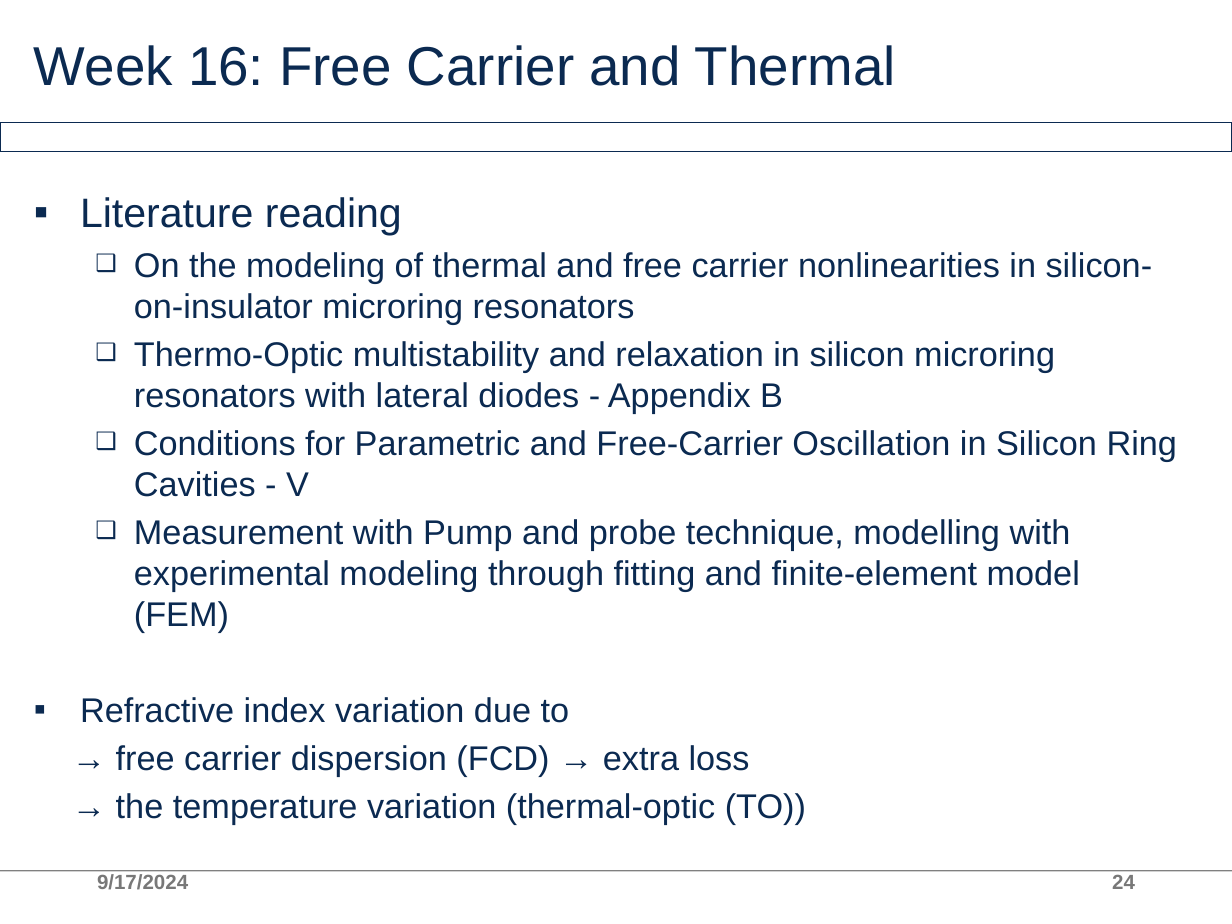
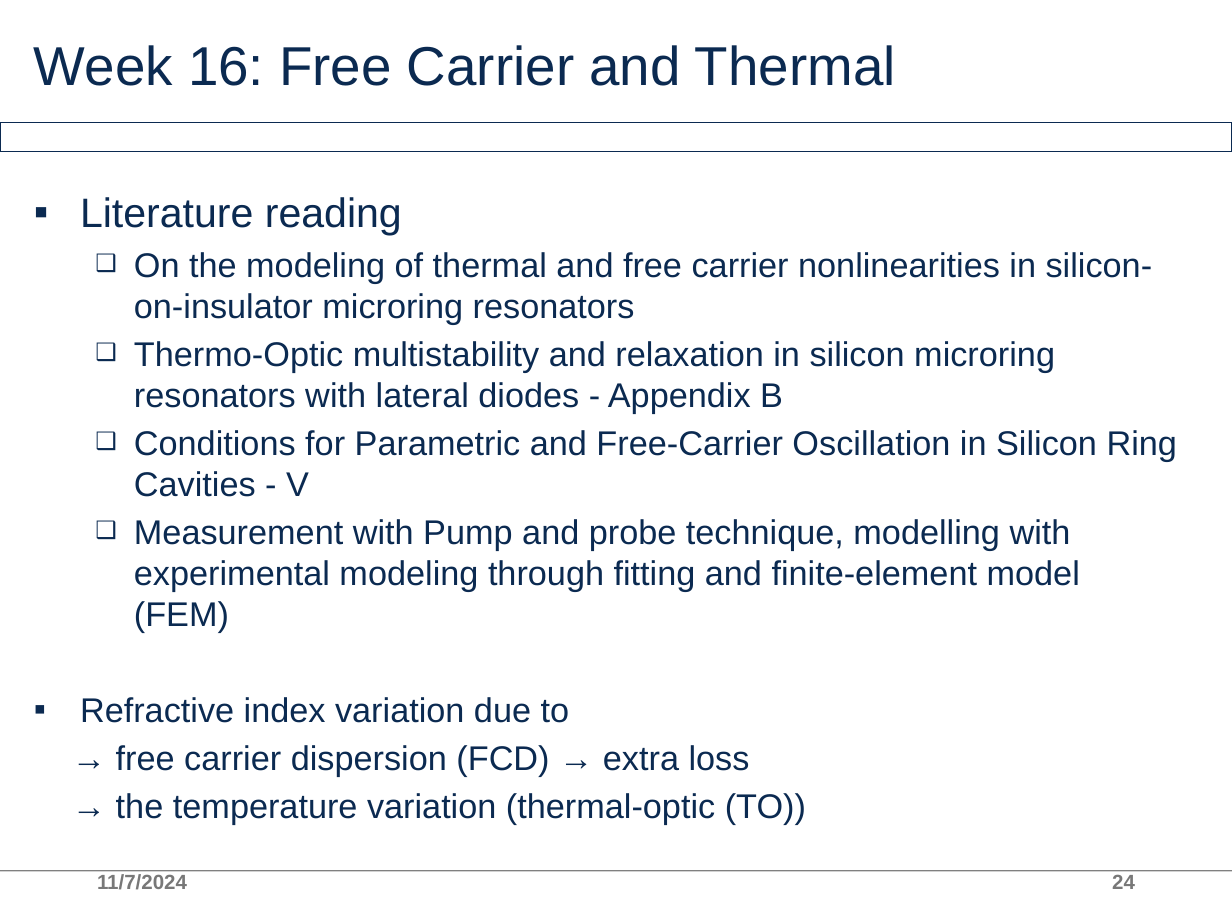
Before and after one commit to AllInCoffee/WHK_workplace, a slide deck: slide 24 of progress.pptx. Drawn at 1232x924 pixels with LibreOffice and Linux fonts; fonts in the diff are those of the drawing; background and template pictures are left out. Boxes give left, top, right and bottom in pixels: in the first picture for what was removed or moved away, otherwise in the second. Text is boxed around its words. In the diff, an @@ line names an element or a change of style, - is before the commit and + after.

Commit message:
update progress

```diff
--- a/progress.pptx
+++ b/progress.pptx
@@ text at box(97, 874, 187, 890): text changed @@
-9/17/2024
+11/7/2024
```
Also in this commit, not shown: 27 other slides changed, 8 slides added.
